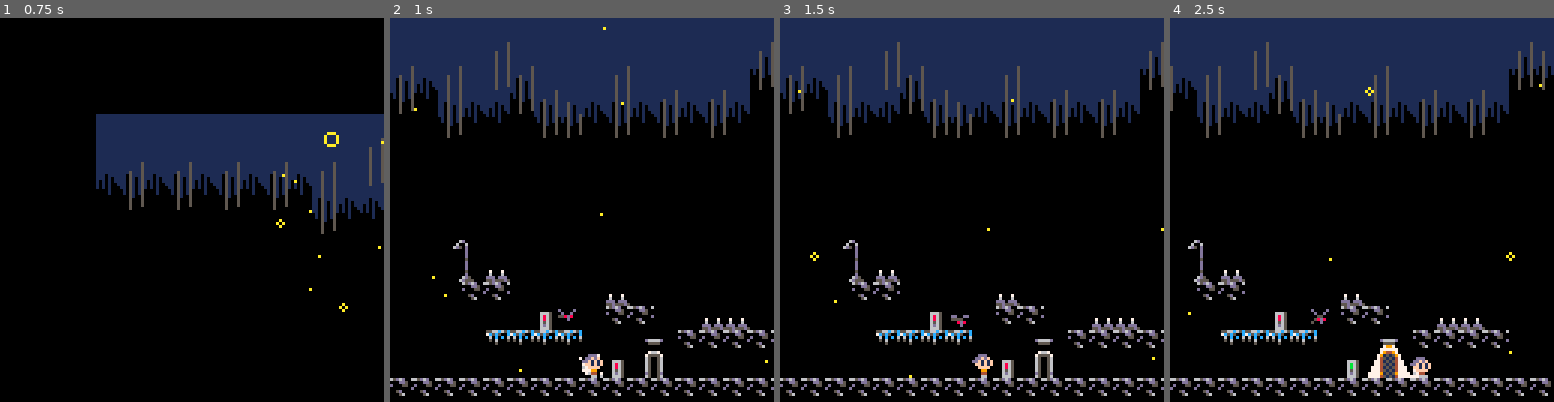
Above: before the commit, frames 1-4 (left to right).
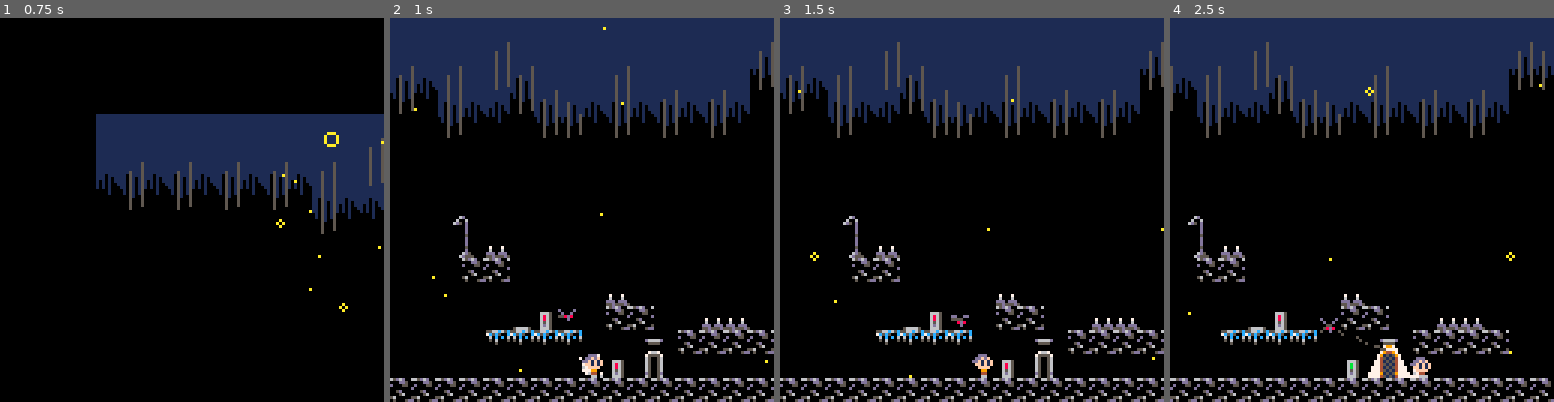
Above: after the commit, the same moments.

Repository: wesen/carts
Game: PICO-8 cartridge games/the-moth/the-moth.p8
Same seed, same stepped clock (60 frames per second), same inputs: the game is played once before the commit and once after it.
Inputs:
- Up to frame 1 (0.75 s): tap X (X key) at 0.33 s; tap O (Z key) at 0.7 s
- Up to frame 2 (1 s): no input
- Up to frame 3 (1.5 s): tap X (X key) at 1.07 s
- Up to frame 4 (2.5 s): hold Right 1.6-2.1 s; tap O (Z key) at 1.7, 2.1 s; tap X (X key) at 1.85 s; hold Up 2.15-2.42 s; hold Right from 2.47 s (still down)

Frame 1 is identical in both runs. In frame 2, 1.9% of the frame differs, in the area x 0-100%, y 51-100%; in frame 3, 1.9%; in frame 4, 2.1%.

Commit message:
Debounce move being attracted to light

Diff:
--- a/games/the-moth/lamp.lua
+++ b/games/the-moth/lamp.lua
@@ -13,7 +13,7 @@
  -- lookup number in tile below
  self.nr=room:tile_at(self.pos/8+v2(0,1))-spr_lamp_nr_base
  self.spr=tile-(self.is_on and 0 or 2)
- printh("iitialized with "..tostr(tile).." "..tostr(self.spr))
+ self.light_position=self.pos+v2(6,6)
  add(room.lamps,self)
 end)
 
--- a/games/the-moth/moth.lua
+++ b/games/the-moth/moth.lua
@@ -6,6 +6,7 @@
  self.target=self.pos:clone()
  self.target_dist=0
  self.found_lamp=false
+ self.new_light_debounce=0
  del(actors,self)
  moth=self
 end)
@@ -21,7 +22,7 @@
    local v=(lamp.pos-self.pos)
    local d=v:magnitude()
    if d<dist and d<moth_los_limit then
-    if self:is_lamp_visible(lamp.pos) then
+    if self:is_lamp_visible(lamp) then
      dist=d
      dir=v
      nearest_lamp=lamp
@@ -33,8 +34,8 @@
  return nearest_lamp,dir
 end
 
-function cls_moth:is_lamp_visible(p)
- local ray=bbox(self.pos+v2(4,4),p+v2(6,6))
+function cls_moth:is_lamp_visible(lamp)
+ local ray=bbox(self.pos+v2(4,4),lamp.light_position)
  for tile in all(room.solid_tiles) do
   local p=isect(ray,tile)
   if (#p>0) return false
@@ -43,13 +44,23 @@
 end
 
 function cls_moth:update()
- local nearest_lamp=self:get_nearest_lamp()
- if nearest_lamp!=nil then
-  self.found_lamp=true
-  self.target=nearest_lamp.pos+v2(6,6)
- elseif self.found_lamp then
-  self.found_lamp=false
-  self.target=self.pos:clone()
+ self.new_light_debounce=max(0,self.new_light_debounce-1)
+
+ if self.new_light_debounce==0 then
+  local nearest_lamp=self:get_nearest_lamp()
+  if nearest_lamp!=nil then
+   local p=nearest_lamp.light_position
+   if p!=self.target then
+    printh("Found new light debounce "..tostr(self.new_light_debounce))
+    self.new_light_debounce=60
+    self.target=nearest_lamp.light_position
+    self.found_lamp=true
+   end
+  elseif self.found_lamp then
+   self.found_lamp=false
+   self.target=self.pos:clone()
+   self.new_light_debounce=60
+  end
  end
 
  local maxvel=.3
--- a/games/the-moth/the-moth.lua
+++ b/games/the-moth/the-moth.lua
@@ -73,8 +73,8 @@
 -- x parallax background
 -- x make fireflies slower
 -- x better spreading of fireflies
--- debounce moth switching lamps
--- limit moth fov
+-- x debounce moth switching lamps
+-- x limit moth fov
 
 -- x switch levels when reaching exit door
 -- x readd gore on death
@@ -85,6 +85,8 @@
 -- add title screen
 -- generate parallax background
 -- camera shake
+
+-- spikes should only kill you when falling down
 
 -- find a proper way to define lamp target offsets
 -- x better lamp switches
--- a/games/the-moth/the-moth.p8
+++ b/games/the-moth/the-moth.p8
@@ -619,6 +619,7 @@
  self.target=self.pos:clone()
  self.target_dist=0
  self.found_lamp=false
+ self.new_light_debounce=0
  del(actors,self)
  moth=self
 end)
@@ -634,7 +635,7 @@
    local v=(lamp.pos-self.pos)
    local d=v:magnitude()
    if d<dist and d<moth_los_limit then
-    if self:is_lamp_visible(lamp.pos) then
+    if self:is_lamp_visible(lamp) then
      dist=d
      dir=v
      nearest_lamp=lamp
@@ -646,8 +647,8 @@
  return nearest_lamp,dir
 end
 
-function cls_moth:is_lamp_visible(p)
- local ray=bbox(self.pos+v2(4,4),p+v2(6,6))
+function cls_moth:is_lamp_visible(lamp)
+ local ray=bbox(self.pos+v2(4,4),lamp.light_position)
  for tile in all(room.solid_tiles) do
   local p=isect(ray,tile)
   if (#p>0) return false
@@ -656,13 +657,23 @@
 end
 
 function cls_moth:update()
- local nearest_lamp=self:get_nearest_lamp()
- if nearest_lamp!=nil then
-  self.found_lamp=true
-  self.target=nearest_lamp.pos+v2(6,6)
- elseif self.found_lamp then
-  self.found_lamp=false
-  self.target=self.pos:clone()
+ self.new_light_debounce=max(0,self.new_light_debounce-1)
+
+ if self.new_light_debounce==0 then
+  local nearest_lamp=self:get_nearest_lamp()
+  if nearest_lamp!=nil then
+   local p=nearest_lamp.light_position
+   if p!=self.target then
+    printh("Found new light debounce "..tostr(self.new_light_debounce))
+    self.new_light_debounce=60
+    self.target=nearest_lamp.light_position
+    self.found_lamp=true
+   end
+  elseif self.found_lamp then
+   self.found_lamp=false
+   self.target=self.pos:clone()
+   self.new_light_debounce=60
+  end
  end
 
  local maxvel=.3
@@ -1182,7 +1193,7 @@
  -- lookup number in tile below
  self.nr=room:tile_at(self.pos/8+v2(0,1))-spr_lamp_nr_base
  self.spr=tile-(self.is_on and 0 or 2)
- printh("iitialized with "..tostr(tile).." "..tostr(self.spr))
+ self.light_position=self.pos+v2(6,6)
  add(room.lamps,self)
 end)
 
@@ -1375,8 +1386,8 @@
 -- x parallax background
 -- x make fireflies slower
 -- x better spreading of fireflies
--- debounce moth switching lamps
--- limit moth fov
+-- x debounce moth switching lamps
+-- x limit moth fov
 
 -- x switch levels when reaching exit door
 -- x readd gore on death
@@ -1387,6 +1398,8 @@
 -- add title screen
 -- generate parallax background
 -- camera shake
+
+-- spikes should only kill you when falling down
 
 -- find a proper way to define lamp target offsets
 -- x better lamp switches
@@ -1505,8 +1518,8 @@
 0000000d05060005000000000000000000000000006b650000686500000000000000000000000000000000000000000000000000000000000000000000000000
 005d000000050000056666500000000007000700006b650000686500000000000000000000000000000000000000000000000000000000000000000000000000
 000560000000000000d00d0000000000060006000065650000656500000000000000000000000000000000000000000000000000000000000000000000000000
-0000000000000000000dd00000000000ddd0ddd0006d6500006d6500000000000000000000000000000000000000000000000000000000000000000000000000
-000000000000000000d00d000566665055d555d50066650000666500000000000000000000000000000000000000000000000000000000000000000000000000
+5600000500000000000dd00000000000ddd0ddd0006d6500006d6500000000000000000000000000000000000000000000000000000000000000000000000000
+050005dd0000000000d00d000566665055d555d50066650000666500000000000000000000000000000000000000000000000000000000000000000000000000
 0000000088008088888ee88888eee8880000e00000eeee000eeeeee0000000000000000000000000000000000000000000000000000000000000000000000000
 00000000000000000082200000888822000ee00000e000e000000e00000000000000000000000000000000000000000000000000000000000000000000000000
 0000000000000000000000000002820000e0e00000e000e00000e000000000000000000000000000000000000000000000000000000000000000000000000000
@@ -1723,11 +1736,11 @@
 0000557900000000000000540000000000000000000000000000000000000000000000000000000000000000000000000000000000000000000000000000000000000000000000000000000000000000000000000000090a00000000000000000000000000000000000000000000000000000000000000000000000000000000
 0000000040404040400000460000000000000000000000000000000000000000000000000000000000000000000000000000000000000000000000000000000000000000000000000000000000000000000000000000191a000000000000000000000000000000000000000000090a0000000000000000000000000000000000
 0000050000006667000000414040404000000000000000000000000000000000000000000000000000000000000000000000000000000000000000000000000000000000000000000000000000000000090a090a090a090a0000000000000000000000090a090a000000000000191a0000000000000000000000000000000000
-4000626300005477000000000000000000000000000000000000000000000000000000000000000000000000000000000000000000000000000000000000000000000000000000000000000000000000191a191a191a191a0000000000000000000000191a191a000000000000090a0000000000000000000000000000000000
-000055730000414141404040000000000000000000000000000000000000000062630000000000000000000000000000000000000000000000000000000000000000000000000000000000000000090a090a00000000000000000000000000090a090a00000000000000000000191a0000000000000000000000000000000000
-404040400000000000550000000000000000000000000000000000000000000055734400000000000000000000000000000000000000000000000000000000000000000000000000000000000000191a191a00000000000000000000000000191a191a00000000000000000000000000000000090a090a000000000000000000
-0000000000400000014600000000000000000062630000000000000000000000004040005500004400000000000000000000000000000000000000000000000000000000000000000000000000000000000000000000000000000000000000090a000000000000000000000000000000000000191a191a000000000000000000
-000000000040004040400000000000000000005573000000000000000000000000000000460500404000004444000000000000000000000000000000000000000000000000000000000000090a000000000000000000000000000000000000191a000000000000000000000000090a00000000090a090a000000000000000000
+4000626300005477000000000000000000000000000000000000000000000000626300000000000000000000000000000000000000000000000000000000000000000000000000000000000000000000191a191a191a191a0000000000000000000000191a191a000000000000090a0000000000000000000000000000000000
+000055730000414141404040000000000000000000000000000000000000000055734400000000000000000000000000000000000000000000000000000000000000000000000000000000000000090a090a00000000000000000000000000090a090a00000000000000000000191a0000000000000000000000000000000000
+404040400000000000550000000000000000000000000000000000000000000000404000000000000000000000000000000000000000000000000000000000000000000000000000000000000000191a191a00000000000000000000000000191a191a00000000000000000000000000000000090a090a000000000000000000
+0000000000400000014600000000000000000062630000000000000000000000000000005500004400000000000000000000000000000000000000000000000000000000000000000000000000000000000000000000000000000000000000090a000000000000000000000000000000000000191a191a000000000000000000
+000000000040004040400000000000000000005573000000000000000000000000000043460500404000004444000000000000000000000000000000000000000000000000000000000000090a000000000000000000000000000000000000191a000000000000000000000000090a00000000090a090a000000000000000000
 000000000000000000000000000000000000545540000000000000006263000000004141414100566667404040400000000000000000000000000000000000000000000000000000000000191a000000000000000000000000000000000000090a000000000000000000000000191a00000000191a191a000000000000000000
 000000000000000000000000000000000000464640420000000000005473000000000000000001465677000000000000000000000000000000000000000000000000000000000000000000090a090a090a0000000000000000000000000000191a000000000000000000000000090a0000090a090a0000000000000000000000
 444444444444444444444444444444444040404040404040444440404040404040404040404040404040404040404040400000000000000000000000000000000000000000000000000000191a191a191a00000000000000000000000000000000000000000000000000000000191a0000191a191a0000000000000000000000
